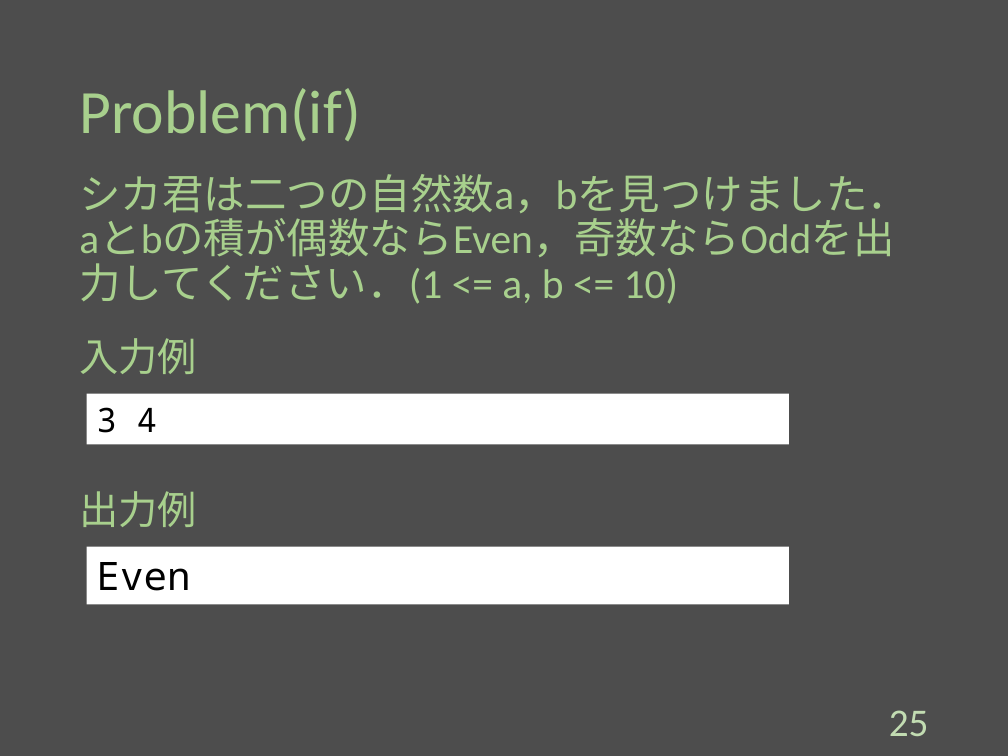
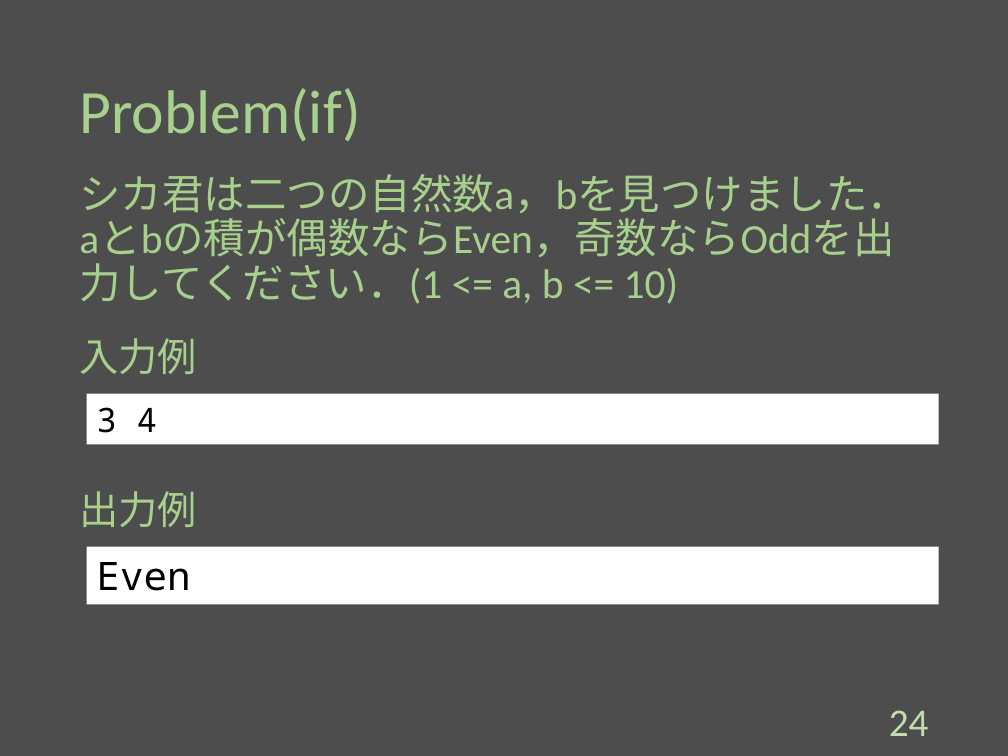
Before and after one commit to Melbeck777/program_seminar, a slide deck: slide 25 of ProgramSlide.pptx (slide 26 before the commit). Drawn at 1008x756 pixels with LibreOffice and Linux fonts; fonts in the diff are those of the drawing. Boxes give left, top, right and bottom in pixels: in the first picture for what was removed or moved away, otherwise in the second. Text is boxed around its words. In the diff, an @@ line names an element or a change of style, - is before the commit and + after.

```diff
--- a/ProgramSlide.pptx
+++ b/ProgramSlide.pptx
@@ rectangle "3 4": place and size @@
-rectangle "3 4" at (87, 393, 789, 444)
+rectangle "3 4" at (87, 393, 938, 444)
@@ rectangle "Even": place and size @@
-rectangle "Even" at (87, 546, 789, 604)
+rectangle "Even" at (87, 546, 938, 604)
@@ page number at (889, 710, 929, 736): text changed @@
-25
+24
```
Also in this commit, not shown: 15 other slides changed, 1 slide removed.
